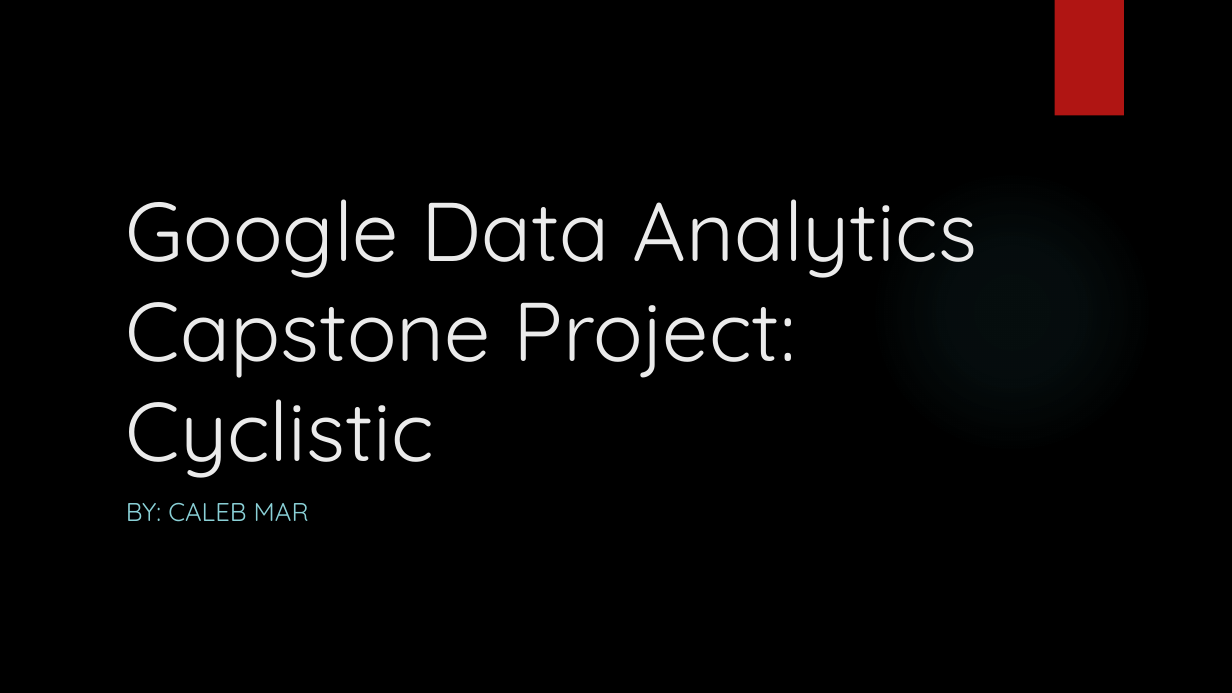
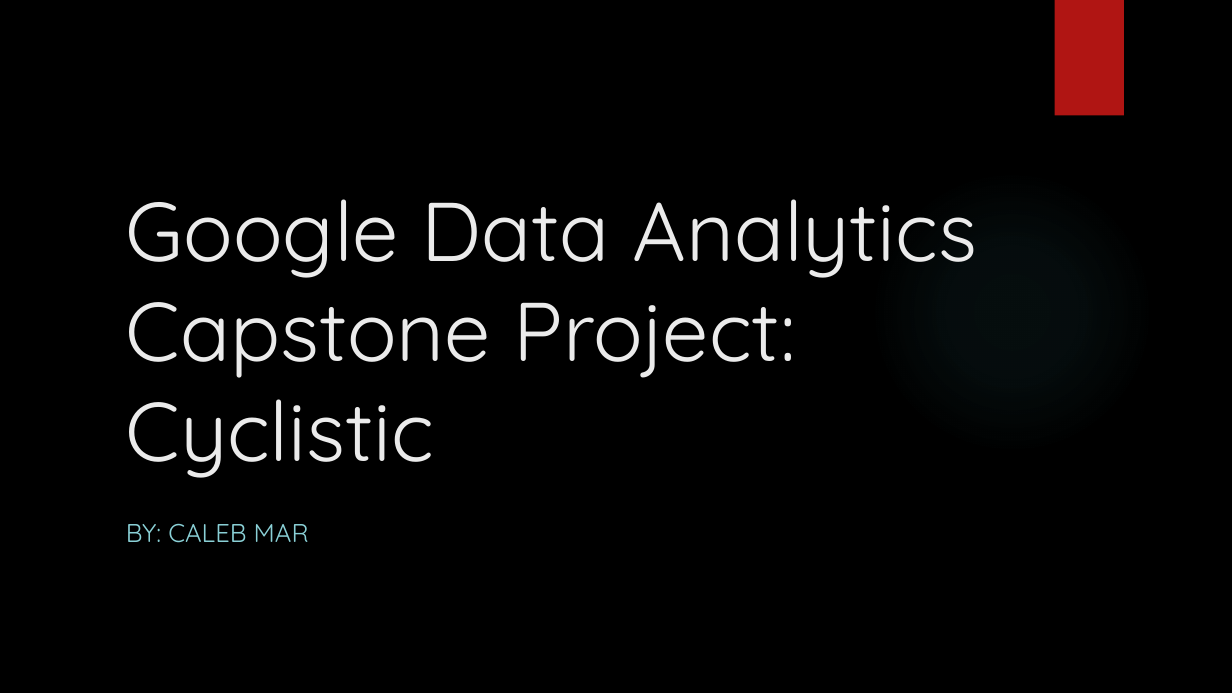
Before and after one commit to caleb-mar/Google-Data-Analytics-Captsone, a slide deck: slide 1 of Captsone Presentation.pptx. Drawn at 1232x693 pixels with LibreOffice and Linux fonts; fonts in the diff are those of the drawing; background and template pictures are left out. Boxes give left, top, right and bottom in pixels: in the first picture for what was removed or moved away, otherwise in the second. Text is boxed around its words. In the diff, an @@ line names an element or a change of style, - is before the commit and + after.

```diff
--- a/Captsone Presentation.pptx
+++ b/Captsone Presentation.pptx
@@ subtitle "BY: CALEB MAR": place and size @@
-subtitle "BY: CALEB MAR" at [126,502,309,522]
+subtitle "BY: CALEB MAR" at [126,523,309,543]
```
Also in this commit, not shown: 1 other slide changed.
